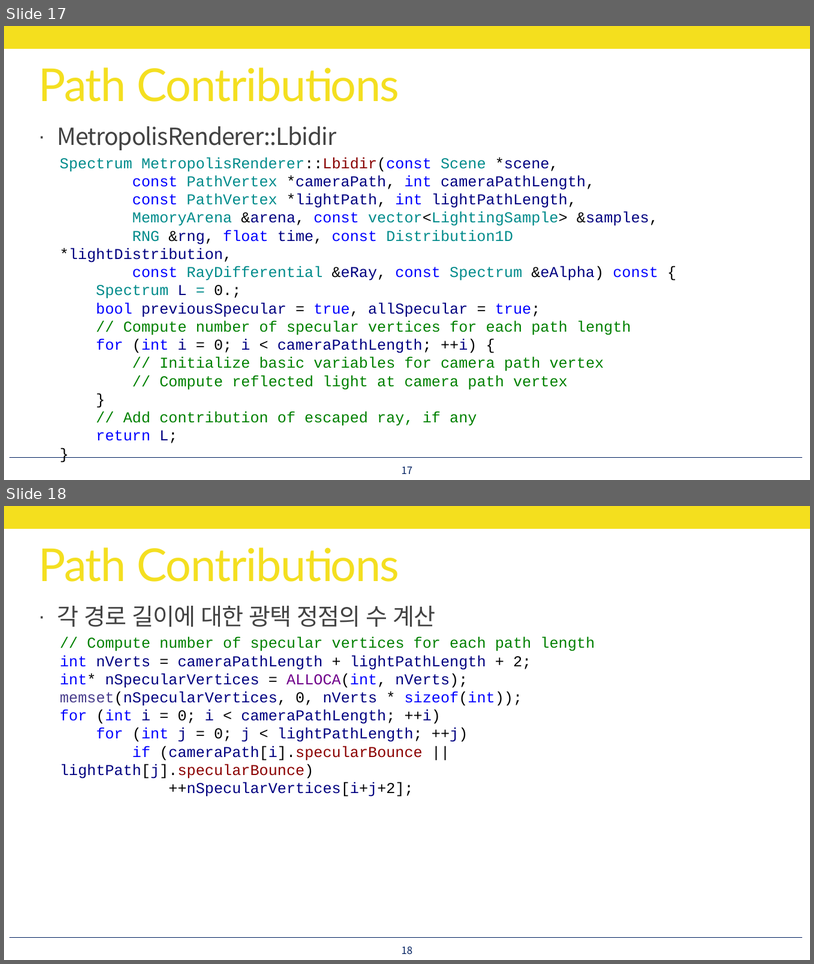
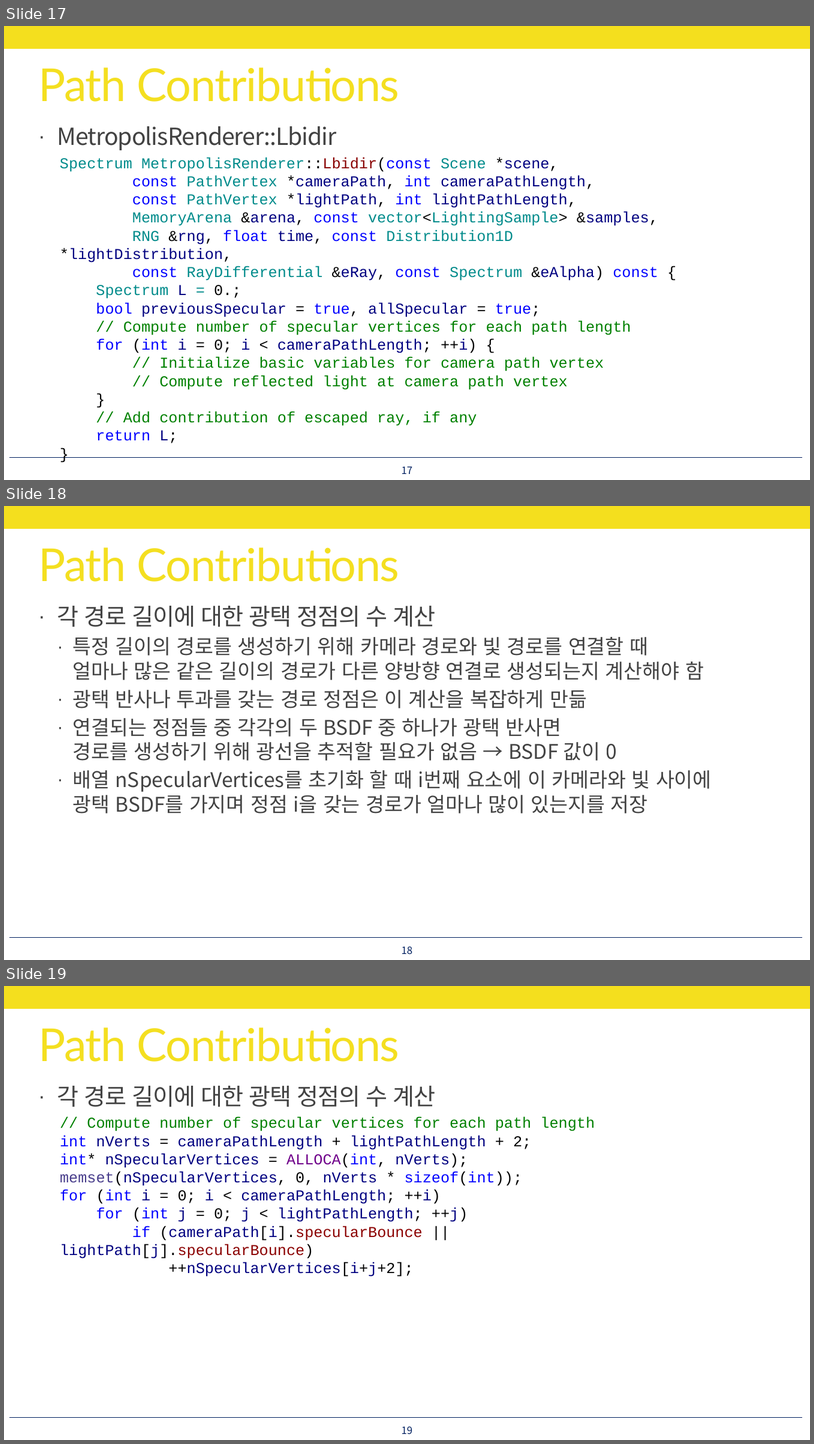
Before and after one commit to utilForever/PBRStudy, a slide deck: Physically Based Rendering - Chapter 15, Part 8.pptx. Shown one above the other, each under a label of ours: slides 17 and 18 before the commit, slides 17, 18 and 19 after it. The pictures are 814x964 and 814x1444 pixels, drawn with LibreOffice and Linux fonts; fonts in the diff are those of the drawing. Boxes give left, top, right and bottom in pixels: in the first picture for what was removed or moved away, otherwise in the second. Text is boxed around its words. In the diff, an @@ line names an element or a change of style, - is before the commit and + after.

```diff
--- a/Physically Based Rendering - Chapter 15, Part 8.pptx
+++ b/Physically Based Rendering - Chapter 15, Part 8.pptx
@@ slide 18 added at (4,506,810,960), background #FFFFFF; not listed: 2 template elements that a slide beside it also shows @@
@@ title added at (38,547,400,582), 54 pt, text #F4DF1E @@
+Path Contributions
@@ text added at (57,606,712,813), 24 pt, text #404040 @@
+· 각 경로 길이에 대한 광택 정점의 수 계산
+  · 특정 길이의 경로를 생성하기 위해 카메라 경로와 빛 경로를 연결할 때
+    얼마나 많은 같은 길이의 경로가 다른 양방향 연결로 생성되는지 계산해야 함
+  · 광택 반사나 투과를 갖는 경로 정점은 이 계산을 복잡하게 만듦
+  · 연결되는 정점들 중 각각의 두 BSDF 중 하나가 광택 반사면
+    경로를 생성하기 위해 광선을 추적할 필요가 없음 → BSDF 값이 0
+  · 배열 nSpecularVertices를 초기화 할 때 i번째 요소에 이 카메라와 빛 사이에
+    광택 BSDF를 가지며 정점 i을 갖는 경로가 얼마나 많이 있는지를 저장
@@ page number added at (402,946,413,954), 12 pt, text #002060 @@
+18
@@ what was slide 18 is now slide 19 @@
@@ page number at (402,1426,413,1434): text changed @@
-18
+19
```
Also in this commit, not shown: 2 slides changed, 24 other slides added.
